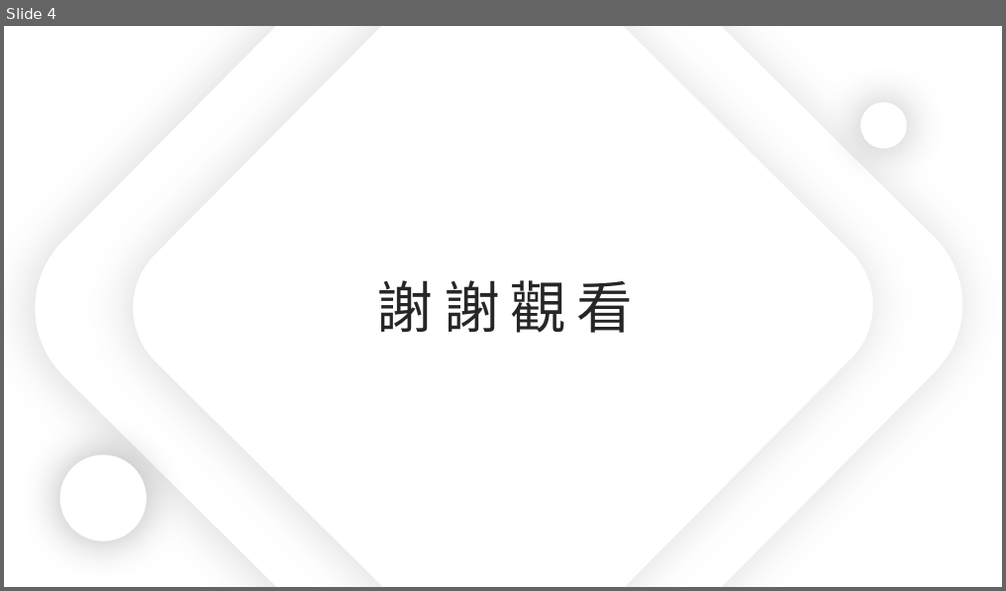
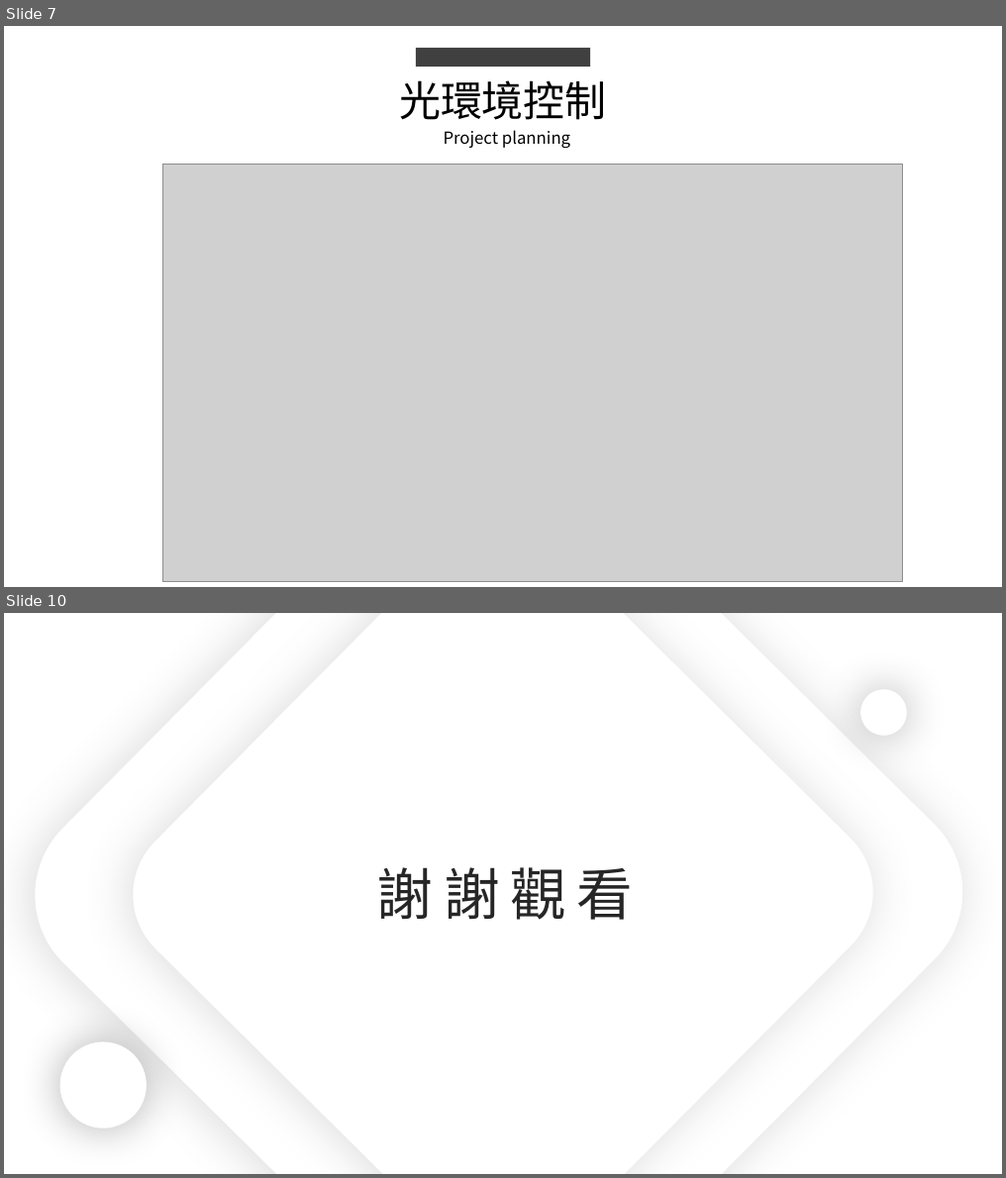
Before and after one commit to king637324/KnowledgeGreenhouseSystem, a slide deck: 工作日報_葉柏漢/2021.07.13(晚上加班)&2021.07.14工作日報_葉柏漢.pptx. Shown one above the other, each under a label of ours: slide 4 before the commit, slides 7 and 10 after it; the slides between them are not shown. The pictures are 1006x591 and 1006x1178 pixels, drawn with LibreOffice and Linux fonts; fonts in the diff are those of the drawing; grey boxes stand for pictures. Boxes give left, top, right and bottom in pixels: in the first picture for what was removed or moved away, otherwise in the second. Text is boxed around its words. In the diff, an @@ line names an element or a change of style, - is before the commit and + after.

```diff
--- a/工作日報_葉柏漢/2021.07.13(晚上加班)&2021.07.14工作日報_葉柏漢.pptx
+++ b/工作日報_葉柏漢/2021.07.13(晚上加班)&2021.07.14工作日報_葉柏漢.pptx
@@ slide 7 added at box(4, 26, 1002, 587), background #FFFFFF @@
@@ rectangle added at box(416, 48, 590, 67), fill #404040 @@
@@ text added at box(399, 80, 607, 120), 40 pt, text #000000 @@
+光環境控制
@@ text added at box(444, 130, 570, 148), 16 pt, text #000000 @@
+Project planning
@@ picture added at box(162, 165, 903, 582) @@
@@ what was slide 4 is now slide 10 @@
```
Also in this commit, not shown: 3 slides changed, 5 other slides added, 1 other file.
